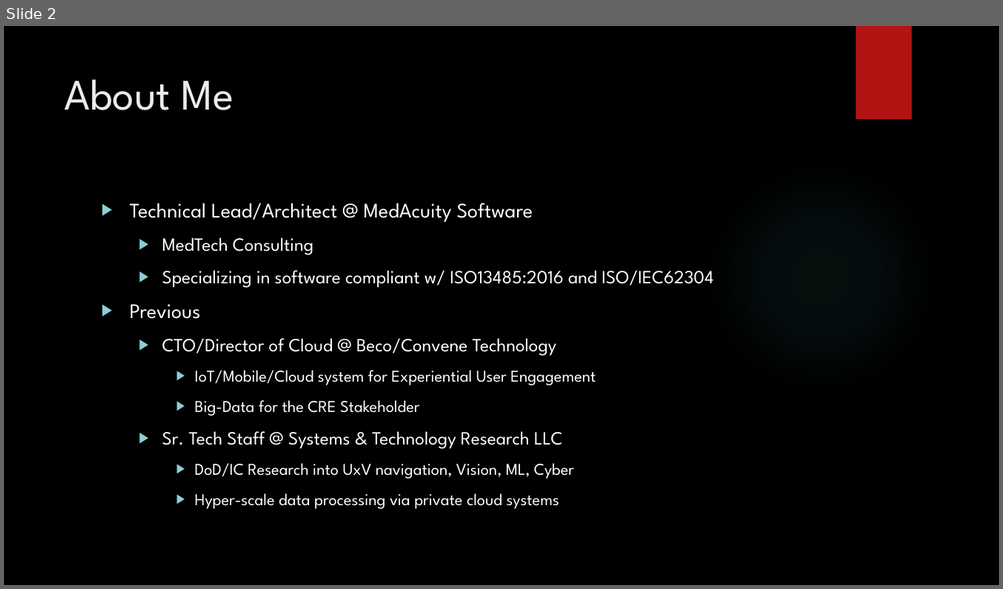
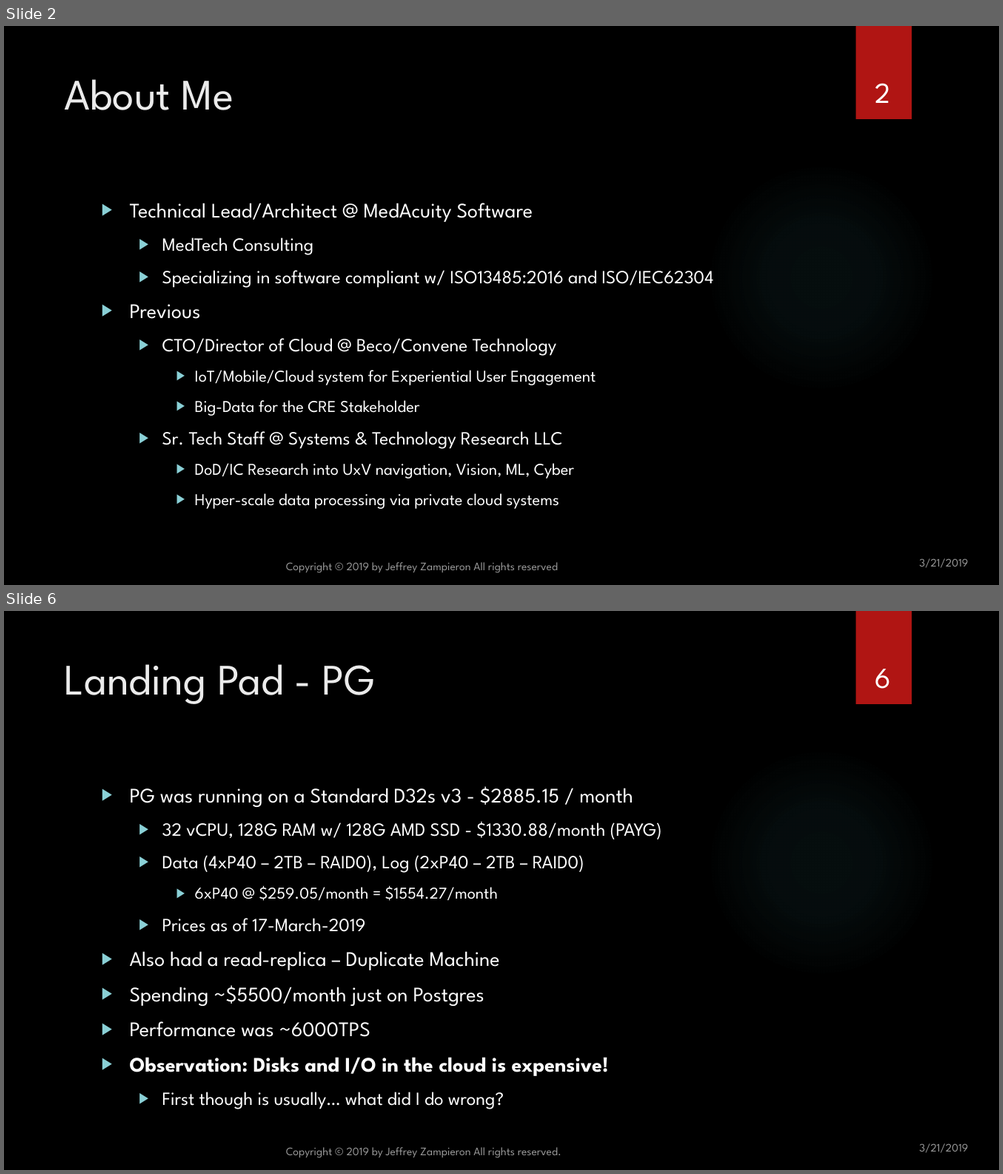
Before and after one commit to jzampieron/pgconf2019, a slide deck: presentation/JZ_PGConf2019.pptx. Shown one above the other, each under a label of ours: slide 2 before the commit, slides 2 and 6 after it; the slides between them are not shown. The pictures are 1003x589 and 1003x1174 pixels, drawn with LibreOffice and Linux fonts; fonts in the diff are those of the drawing; background and template pictures are left out. Boxes give left, top, right and bottom in pixels: in the first picture for what was removed or moved away, otherwise in the second. Text is boxed around its words. In the diff, an @@ line names an element or a change of style, - is before the commit and + after.

```diff
--- a/presentation/JZ_PGConf2019.pptx
+++ b/presentation/JZ_PGConf2019.pptx
@@ slide 6 added at (4, 611, 999, 1170), background picture (left out); not listed: 2 template elements that a slide beside it also shows @@
@@ title added at (64, 664, 375, 704), 42 pt, text #EBEBEB @@
+Landing Pad - PG
@@ page number added at (875, 669, 891, 689), 28 pt, text #FFFFFF @@
+6
@@ text added at (130, 786, 662, 1110), 20 pt, text #FFFFFF @@
+▶ PG was running on a Standard D32s v3 - $2885.15 / month
+  ▶ 32 vCPU, 128G RAM w/ 128G AMD SSD - $1330.88/month (PAYG)
+  ▶ Data (4xP40 – 2TB – RAID0), Log (2xP40 – 2TB – RAID0)
+    ▶ 6xP40 @ $259.05/month = $1554.27/month
+  ▶ Prices as of 17-March-2019
+▶ Also had a read-replica – Duplicate Machine
+▶ Spending ~$5500/month just on Postgres
+▶ Performance was ~6000TPS
+▶ Observation: Disks and I/O in the cloud is expensive!
+  ▶ First though is usually… what did I do wrong?
@@ text added at (286, 1147, 561, 1159), 11 pt, text #FFFFFF at 60% opacity @@
+Copyright © 2019 by Jeffrey Zampieron All rights reserved.
@@ text added at (919, 1144, 967, 1153), 11 pt, text #FFFFFF at 60% opacity @@
+3/21/2019
@@ slide 2 changed as well @@
@@ page number added at (875, 83, 891, 103), 28 pt, text #FFFFFF @@
+2
@@ text added at (286, 562, 558, 574), 11 pt, text #FFFFFF at 60% opacity @@
+Copyright © 2019 by Jeffrey Zampieron All rights reserved
@@ text added at (919, 559, 967, 568), 11 pt, text #FFFFFF at 60% opacity @@
+3/21/2019
```
Also in this commit, not shown: 2 other slides changed, 17 other slides added, 1 slide removed.
